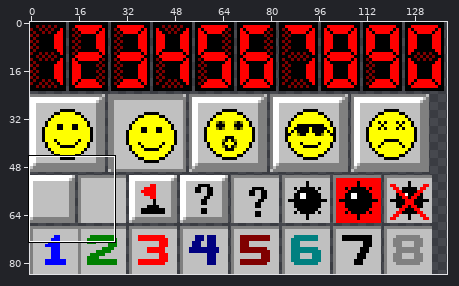
Two states of a sprite sheet, minesweeper-vk/src/assets/images/mine-spritesX2.png. Above: a wide view before the commit, with the close-up outlined.
Close-up. Before the edit:
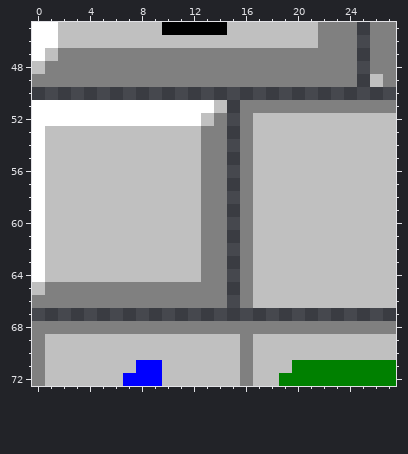
The file is 278x168 pixels, drawn in blocks of 2x2; one block is one cell here. Shown: x 0..27, y 45..72.
After:
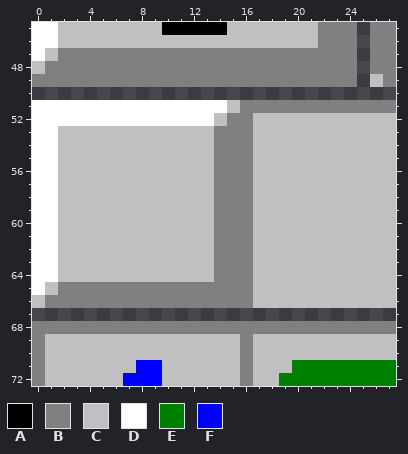
Palette (. is transparent): A #000000  B #808080  C #c0c0c0  D #ffffff  E #008000  F #0000ff
From old to new:
y 51: x 14..15 C. -> DC
y 52: x 13..15 CB. -> DCB
y 53..64: x 1 C -> D; x 13 B -> C; x 15 . -> B
y 65: x 0..1 CB -> DC; x 15 . -> B
y 66: x 0 B -> C; x 15 . -> B
Where, in picture pixels (left, top, right, bottom), the same in both close-ups:
changed: (201, 100, 240, 308)
changed: (32, 126, 58, 308)
